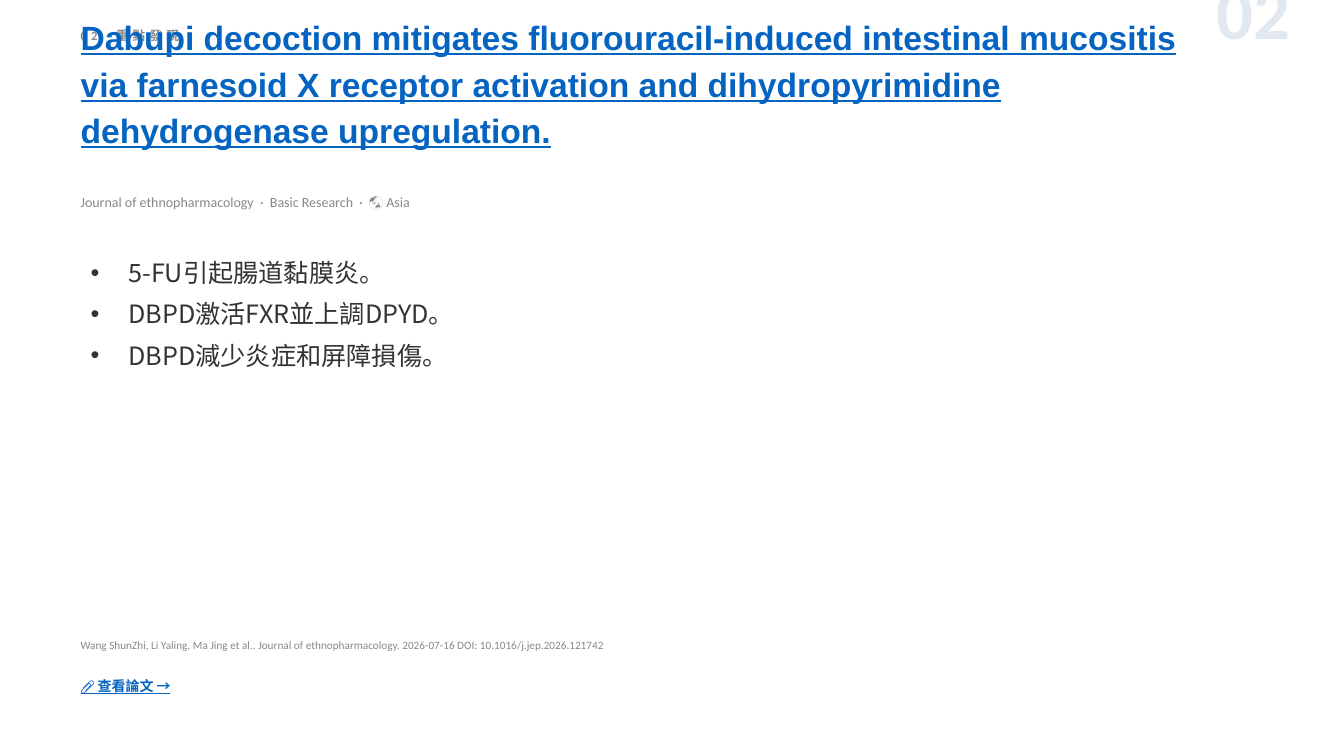
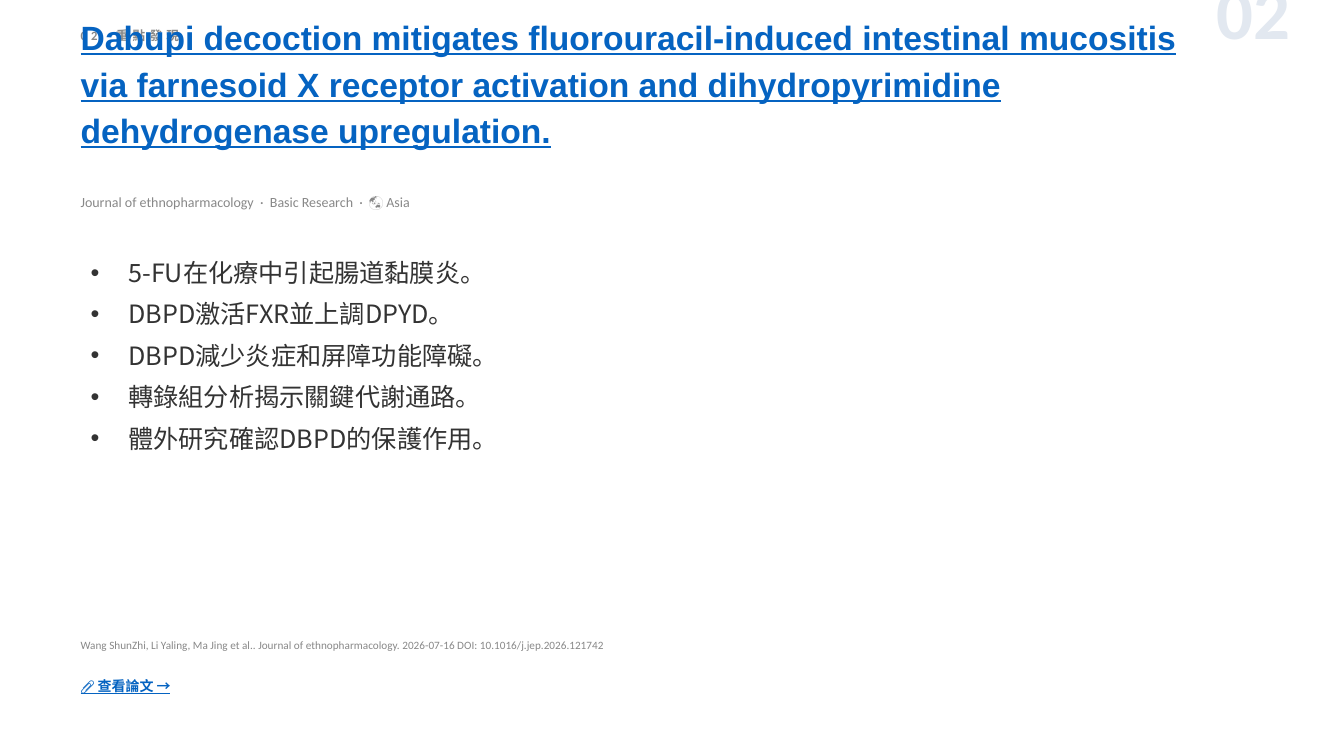
Before and after one commit to jejenhu-maker/colorectal-weekly-digest, a slide deck: slide 4 of docs/digest-zh.pptx. Drawn at 1344x756 pixels with LibreOffice and Linux fonts; fonts in the diff are those of the drawing. Boxes give left, top, right and bottom in pixels: in the first picture for what was removed or moved away, otherwise in the second. Text is boxed around its words. In the diff, an @@ line names an element or a change of style, - is before the commit and + after.

```diff
--- a/docs/digest-zh.pptx
+++ b/docs/digest-zh.pptx
@@ text at bbox=[128, 261, 485, 284]: text changed @@
-• 5-FU引起腸道黏膜炎。
+• 5-FU在化療中引起腸道黏膜炎。
@@ text at bbox=[128, 344, 498, 450]: text changed @@
-• DBPD減少炎症和屏障損傷。
+• DBPD減少炎症和屏障功能障礙。
+• 轉錄組分析揭示關鍵代謝通路。
+• 體外研究確認DBPD的保護作用。
```
Also in this commit, not shown: 11 other slides changed, 2 slides added, 2 slides removed, 2 other files.
